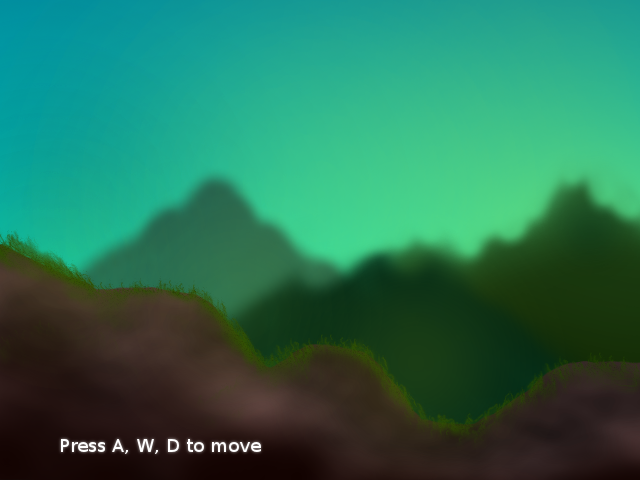
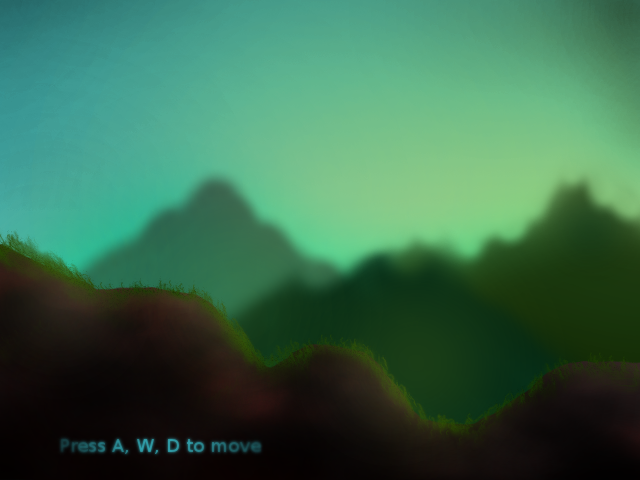
Before/after of a w=640, h=480 layered artwork. What changed in the layer stack:
"Press A, W, D to move#1": opacity 67% → 100%, painted on it over [57, 435, 264, 458]
removed layer "sunabove" over [0, 116, 566, 480]
removed layer "grass" over [0, 226, 640, 451]
removed layer "dark" over [0, 272, 640, 480]
painted on "ground", unmasked it over [0, 116, 640, 480]
renamed "Press A, W, D to move" to "Background copy", moved it above "Background", painted on it over [0, 0, 640, 480]
painted on "Background" over [0, 0, 640, 302]
